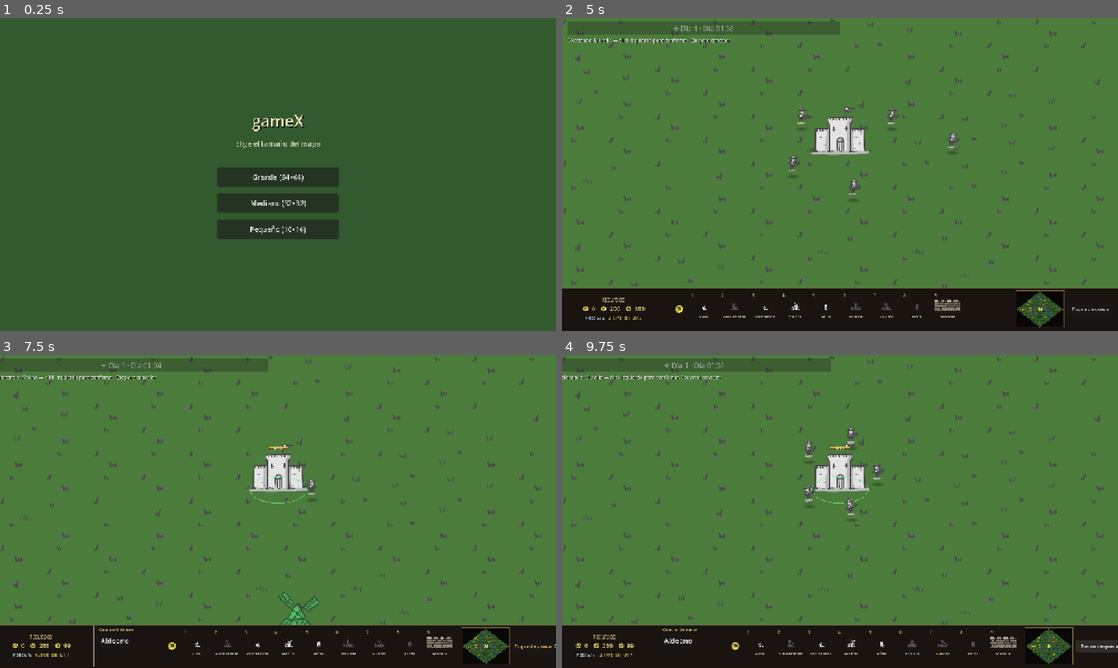
Above: before the commit, frames 1-4 (two rows, left to right).
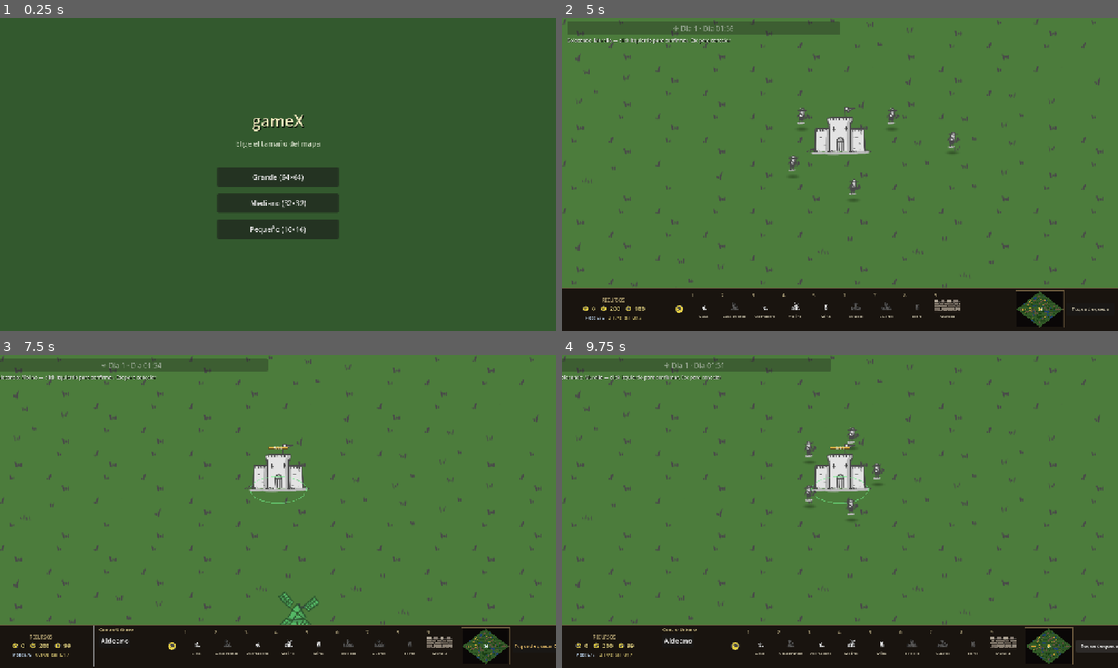
Above: after the commit, the same moments.

Repository: manurode/gameX
Game: Godot game, scene res://scenes/ui/main_menu.tscn
The game is run twice, just before and just after one commit, with the same random seed, the same clock (stepped at 60 frames per second) and the same inputs.
Inputs:
- Up to frame 1 (0.25 s): no input
- Up to frame 2 (5 s): click "Grande (64×64)" at 0.5 s; click "1" at 1.25 s; click "3" at 2 s; click "4" at 2.75 s; click "5" at 3.5 s; click "9" at 4.25 s
- Up to frame 3 (7.5 s): click "Toque de queda" at 5 s; click "1" at 5.75 s; click "3" at 6.5 s; click "4" at 7.25 s
- Up to frame 4 (9.75 s): click "5" at 8 s; click "9" at 8.75 s; click "Toque de queda: ON" at 9.5 s

Frames 1-2 are identical in both runs. In frame 3, less than 0.1% of the frame differs, in the area x 49-88%, y 29-94%; in frame 4, 0.1%, in the area x 43-54%, y 23-50%.

Commit message:
feat: Enhance garrison management by pruning invalid units and improving attack logic for garrisoned units

Diff:
--- a/scripts/buildings/building.gd
+++ b/scripts/buildings/building.gd
@@ -207,11 +207,23 @@
 
 
 func get_garrison_count() -> int:
-	var count := 0
+	_prune_garrisoned_units()
+	return garrisoned_units.size()
+
+
+func _prune_garrisoned_units() -> void:
+	var cleaned: Array[Unit] = []
+	var removed := false
 	for unit in garrisoned_units:
-		if is_instance_valid(unit):
-			count += 1
-	return count
+		if is_instance_valid(unit) and not unit._is_dying and unit.hp > 0:
+			cleaned.append(unit)
+		else:
+			removed = true
+	if removed:
+		garrisoned_units = cleaned
+		if garrisoned_units.is_empty():
+			clear_garrison_attack()
+		garrison_changed.emit()
 
 
 func get_garrison_combat_weight() -> float:
@@ -643,17 +655,29 @@
 
 
 func get_garrison_space() -> int:
-	return maxi(0, garrison_capacity - garrisoned_units.size())
-
-
-func can_enter_garrison(unit: Unit) -> bool:
+	return maxi(0, garrison_capacity - get_garrison_count())
+
+
+func get_entry_range() -> float:
+	return maxf(ENTRY_RANGE, maxf(pick_half_size.x, pick_half_size.y) * 0.55)
+
+
+func can_accept_garrison_approach(unit: Unit) -> bool:
 	return (
 		building_state == BuildingState.ACTIVE
 		and can_garrison
-		and get_garrison_space() > 0
 		and unit != null
 		and is_instance_valid(unit)
+		and not unit._is_dying
+		and unit.hp > 0
 		and (unit.can_attack or unit.is_civilian)
+	)
+
+
+func can_enter_garrison(unit: Unit) -> bool:
+	return (
+		can_accept_garrison_approach(unit)
+		and get_garrison_space() > 0
 		and not garrisoned_units.has(unit)
 	)
 
@@ -679,17 +703,23 @@
 	if not garrisoned_units.has(unit):
 		return
 	garrisoned_units.erase(unit)
-	var pos: Vector2 = exit_position if exit_position is Vector2 else _find_exit_position()
-	unit.on_exited_garrison(pos)
+	# Dying units only need list cleanup — don't respawn them at the exit point.
+	if is_instance_valid(unit) and not unit._is_dying:
+		var pos: Vector2 = exit_position if exit_position is Vector2 else _find_exit_position()
+		unit.on_exited_garrison(pos)
 	garrison_changed.emit()
 	if garrisoned_units.is_empty():
 		clear_garrison_attack()
 
 
 func exit_garrison_units(units: Array) -> void:
+	_prune_garrisoned_units()
 	var to_exit: Array[Unit] = []
 	for unit in units:
-		if unit is Unit and is_instance_valid(unit) and garrisoned_units.has(unit):
+		# is_instance_valid must come before `is` — freed instances crash on `is`.
+		if not is_instance_valid(unit):
+			continue
+		if unit is Unit and garrisoned_units.has(unit):
 			to_exit.append(unit)
 	if to_exit.is_empty():
 		return
--- a/scripts/combat/arrow.gd
+++ b/scripts/combat/arrow.gd
@@ -52,6 +52,8 @@
 func _can_hit_unit(unit: Unit) -> bool:
 	if unit == null or not is_instance_valid(unit) or unit == shooter or unit.hp <= 0 or unit._is_dying:
 		return false
+	if unit.garrisoned_building != null:
+		return false
 	if shooter != null and is_instance_valid(shooter) and not shooter.is_hostile_to(unit):
 		return false
 	return true
--- a/scripts/combat/stone.gd
+++ b/scripts/combat/stone.gd
@@ -43,6 +43,8 @@
 
 func _can_hit_unit(unit: Unit) -> bool:
 	if unit == null or not is_instance_valid(unit) or unit == shooter or unit.hp <= 0 or unit._is_dying:
+		return false
+	if unit.garrisoned_building != null:
 		return false
 	if shooter != null and is_instance_valid(shooter) and not shooter.is_hostile_to(unit):
 		return false
--- a/scripts/game/curfew_manager.gd
+++ b/scripts/game/curfew_manager.gd
@@ -66,7 +66,11 @@
 	if building == null:
 		return
 
-	if villager.garrison_approach_target == building:
+	# Already heading to a shelter with space — keep going.
+	if (
+		villager.garrison_approach_target == building
+		and building.can_enter_garrison(villager)
+	):
 		return
 
 	villager.approach_garrison(building)
--- a/scripts/units/enemy_unit.gd
+++ b/scripts/units/enemy_unit.gd
@@ -47,7 +47,11 @@
 
 func _has_valid_combat_target() -> bool:
 	if attack_target != null and is_instance_valid(attack_target):
-		if attack_target.hp > 0 and not attack_target._is_dying:
+		if (
+			attack_target.hp > 0
+			and not attack_target._is_dying
+			and attack_target.garrisoned_building == null
+		):
 			return true
 		attack_target = null
 
@@ -79,6 +83,8 @@
 			continue
 		var player_unit := node as Unit
 		if player_unit._is_dying or player_unit.hp <= 0:
+			continue
+		if player_unit.garrisoned_building != null:
 			continue
 		var distance := global_position.distance_to(player_unit.global_position)
 		if distance < best_distance:
--- a/scripts/units/unit.gd
+++ b/scripts/units/unit.gd
@@ -514,7 +514,14 @@
 
 
 func attack_target_unit(target: Unit) -> void:
-	if not can_attack or target == self or not is_instance_valid(target) or target.hp <= 0 or target._is_dying:
+	if (
+		not can_attack
+		or target == self
+		or not is_instance_valid(target)
+		or target.hp <= 0
+		or target._is_dying
+		or target.garrisoned_building != null
+	):
 		if not garrisoned_building:
 			move_to(target.global_position if is_instance_valid(target) else global_position)
 		return
@@ -553,9 +560,12 @@
 
 func approach_garrison(building: Building) -> void:
 	cancel_recruitment()
-	if not is_instance_valid(building) or not building.can_enter_garrison(self):
+	if not is_instance_valid(building) or not building.can_accept_garrison_approach(self):
 		return
 	if garrisoned_building != null:
+		return
+	# Need space to start the approach; waiting units already mid-approach keep their target.
+	if not building.can_enter_garrison(self) and garrison_approach_target != building:
 		return
 
 	var job_manager := get_tree().get_first_node_in_group("job_manager")
@@ -704,6 +714,9 @@
 func take_damage(amount: int, attacker: Unit = null) -> void:
 	if _is_dying or hp <= 0:
 		return
+	# Garrisoned units are protected; attackers must hit the building instead.
+	if garrisoned_building != null and is_instance_valid(garrisoned_building):
+		return
 	if attacker != null and is_instance_valid(attacker) and not is_hostile_to(attacker):
 		return
 
@@ -851,7 +864,12 @@
 
 	cancel_recruitment()
 	_is_dying = true
+	if garrisoned_building != null and is_instance_valid(garrisoned_building):
+		garrisoned_building.exit_garrison(self)
+	garrisoned_building = null
+	garrison_approach_target = null
 	attack_target = null
+	attack_target_building = null
 	_unit_state = UnitState.DYING
 	_is_attack_animating = false
 	velocity = Vector2.ZERO
@@ -931,7 +949,12 @@
 
 	_attack_cooldown_remaining = maxf(0.0, _attack_cooldown_remaining - delta)
 
-	if attack_target != null and (not is_instance_valid(attack_target) or attack_target.hp <= 0 or attack_target._is_dying):
+	if attack_target != null and (
+		not is_instance_valid(attack_target)
+		or attack_target.hp <= 0
+		or attack_target._is_dying
+		or attack_target.garrisoned_building != null
+	):
 		attack_target = null
 		_unit_state = UnitState.IDLE
 		_is_attack_animating = false
@@ -960,7 +983,7 @@
 
 	if garrison_approach_target != null and (
 		not is_instance_valid(garrison_approach_target)
-		or not garrison_approach_target.can_enter_garrison(self)
+		or not garrison_approach_target.can_accept_garrison_approach(self)
 	):
 		garrison_approach_target = null
 		if _unit_state == UnitState.GARRISON_APPROACH:
@@ -1311,22 +1334,33 @@
 		_unit_state = UnitState.IDLE
 		return
 
+	if _is_close_enough_to_enter_garrison(building):
+		if building.enter_garrison(self):
+			return
+		# Capacity full: wait at the door instead of idling in the open.
+		velocity = Vector2.ZERO
+		_play_idle()
+		return
+
+	var approach := building.get_entry_approach_point(global_position)
+	_follow_navigation_toward(approach, 4.0, _delta)
+	if navigation_agent.is_navigation_finished() and _is_close_enough_to_enter_garrison(building):
+		building.enter_garrison(self)
+
+
+func _is_close_enough_to_enter_garrison(building: Building) -> bool:
+	if not is_instance_valid(building):
+		return false
+	# Standing over the building sprite counts as arrived (large castles).
+	if building.contains_world_point(global_position):
+		return true
+	var entry_range := building.get_entry_range()
 	var approach := building.get_entry_approach_point(global_position)
 	var surface_distance := global_position.distance_to(
 		building.get_closest_surface_point(global_position)
 	)
 	var distance := minf(global_position.distance_to(approach), surface_distance)
-	if distance <= Building.ENTRY_RANGE:
-		building.enter_garrison(self)
-		return
-
-	_follow_navigation_toward(approach, 4.0, _delta)
-	surface_distance = global_position.distance_to(
-		building.get_closest_surface_point(global_position)
-	)
-	distance = minf(global_position.distance_to(approach), surface_distance)
-	if navigation_agent.is_navigation_finished() and distance <= Building.ENTRY_RANGE * 1.5:
-		building.enter_garrison(self)
+	return distance <= entry_range
 
 
 func _process_construction(delta: float) -> void:
@@ -1788,7 +1822,13 @@
 
 
 func _deal_attack() -> void:
-	if attack_target != null and is_instance_valid(attack_target) and attack_target.hp > 0 and not attack_target._is_dying:
+	if (
+		attack_target != null
+		and is_instance_valid(attack_target)
+		and attack_target.hp > 0
+		and not attack_target._is_dying
+		and attack_target.garrisoned_building == null
+	):
 		if not is_hostile_to(attack_target):
 			return
 		if garrisoned_building != null:
